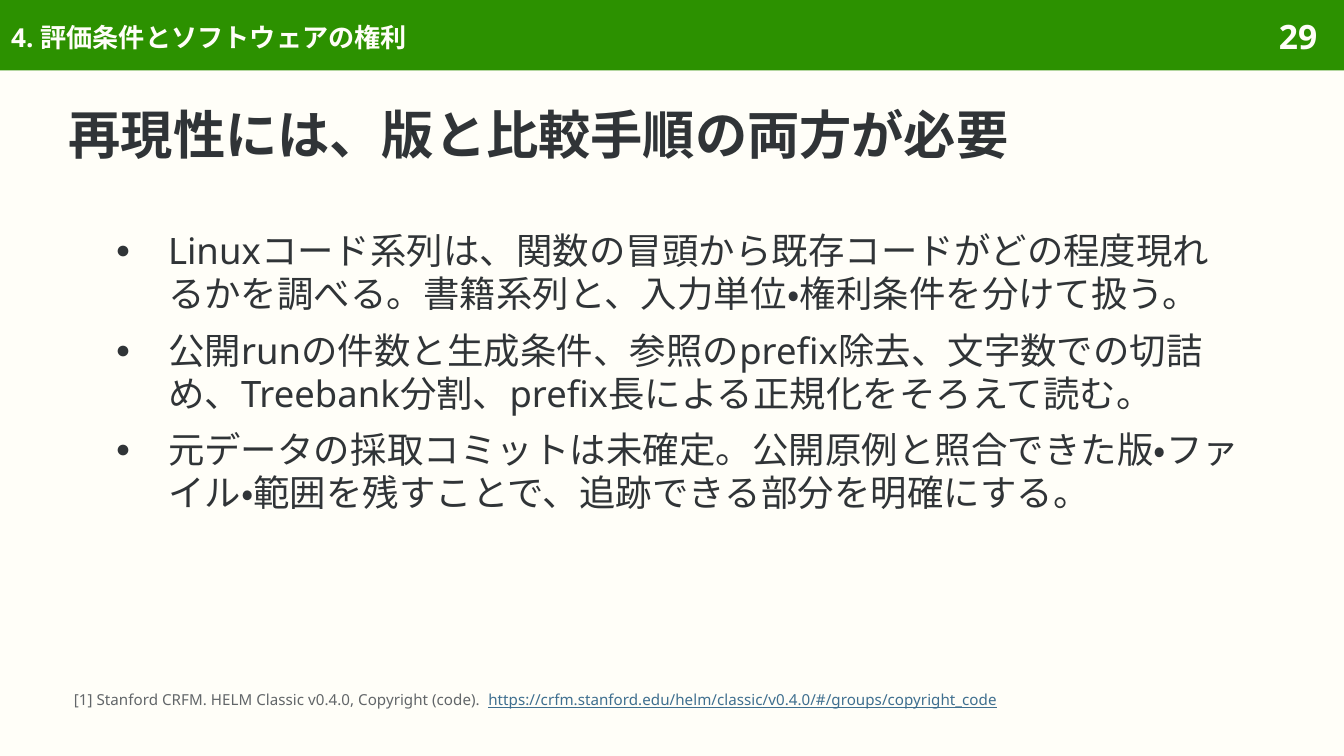
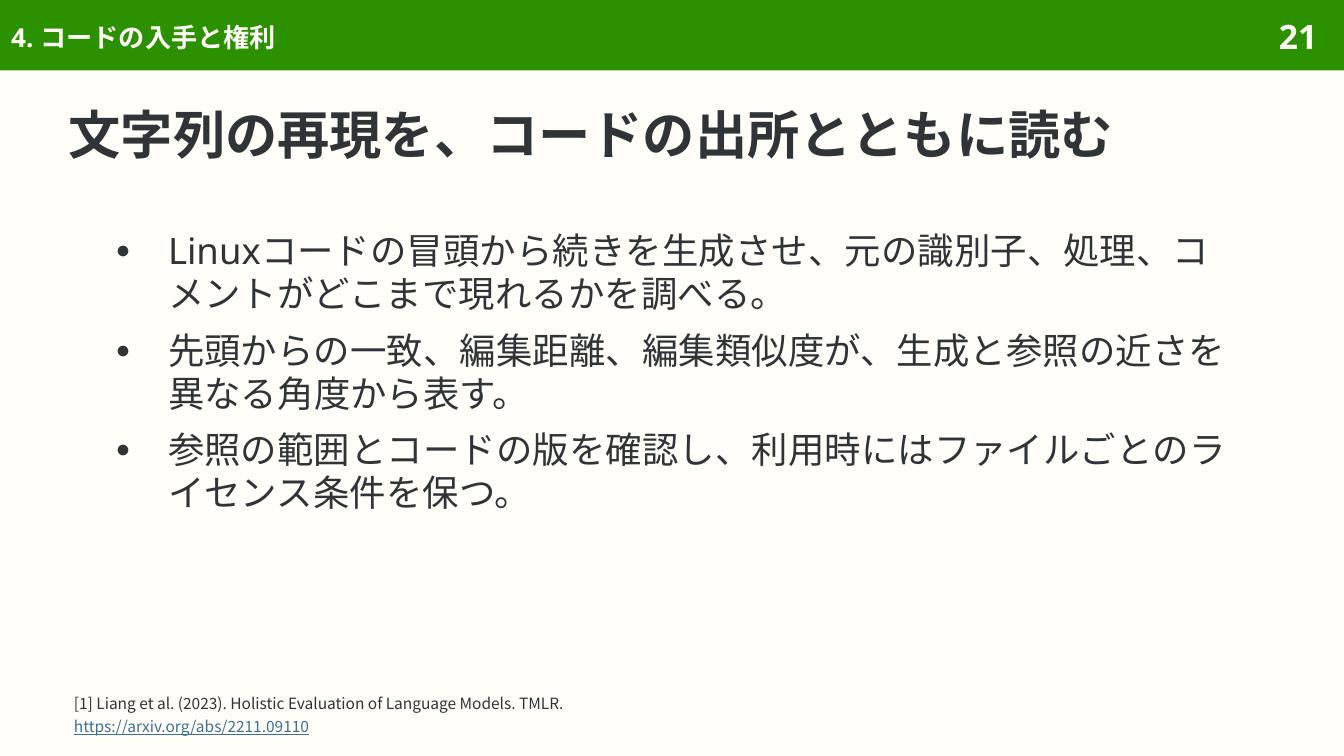
Before and after one commit to sasakiy84/datasets-in-10-minutes, a slide deck: slide 21 of slides/datasets-in-10-minutes-copyright-code.pptx (slide 29 before the commit). Drawn at 1344x756 pixels with LibreOffice and Linux fonts; fonts in the diff are those of the drawing. Boxes give left, top, right and bottom in pixels: in the first picture for what was removed or moved away, otherwise in the second. Text is boxed around its words. In the diff, an @@ line names an element or a change of style, - is before the commit and + after.

Commit message:
Refocus copyright code slides on code reproduction task

```diff
--- a/slides/datasets-in-10-minutes-copyright-code.pptx
+++ b/slides/datasets-in-10-minutes-copyright-code.pptx
@@ title at (11, 24, 276, 50): text changed @@
-4. 評価条件とソフトウェアの権利
+4. コードの入手と権利
@@ page number at (1279, 24, 1317, 49): text changed @@
-29
+21
@@ title at (69, 109, 1113, 159): text changed @@
-再現性には、版と比較手順の両方が必要
+文字列の再現を、コードの出所とともに読む
@@ text at (168, 233, 1225, 509): text changed @@
-● Linuxコード系列は、関数の冒頭から既存コードがどの程度現れるかを調べる。書籍系列と、入力単位・権利条件を分けて扱う。
-● 公開runの件数と生成条件、参照のprefix除去、文字数での切詰め、Treebank分割、prefix長による正規化をそろえて読む。
-● 元データの採取コミットは未確定。公開原例と照合できた版・ファイル・範囲を残すことで、追跡できる部分を明確にする。
+● Linuxコードの冒頭から続きを生成させ、元の識別子、処理、コメントがどこまで現れるかを調べる。
+● 先頭からの一致、編集距離、編集類似度が、生成と参照の近さを異なる角度から表す。
+● 参照の範囲とコードの版を確認し、利用時にはファイルごとのライセンス条件を保つ。
@@ text at (74, 696, 563, 736): text changed; size 8.1 to 8.3 pt; font Noto Sans to Noto Sans CJK JP; text colour #3F6F8F to #303437 @@
-[1] Stanford CRFM. HELM Classic v0.4.0, Copyright (code). https://crfm.stanford.edu/helm/classic/v0.4.0/#/groups/copyright_code
+[1] Liang et al. (2023). Holistic Evaluation of Language Models. TMLR.
+https://arxiv.org/abs/2211.09110
```
Also in this commit, not shown: 37 other slides changed, 1 slide added, 15 slides removed, 43 other files.
